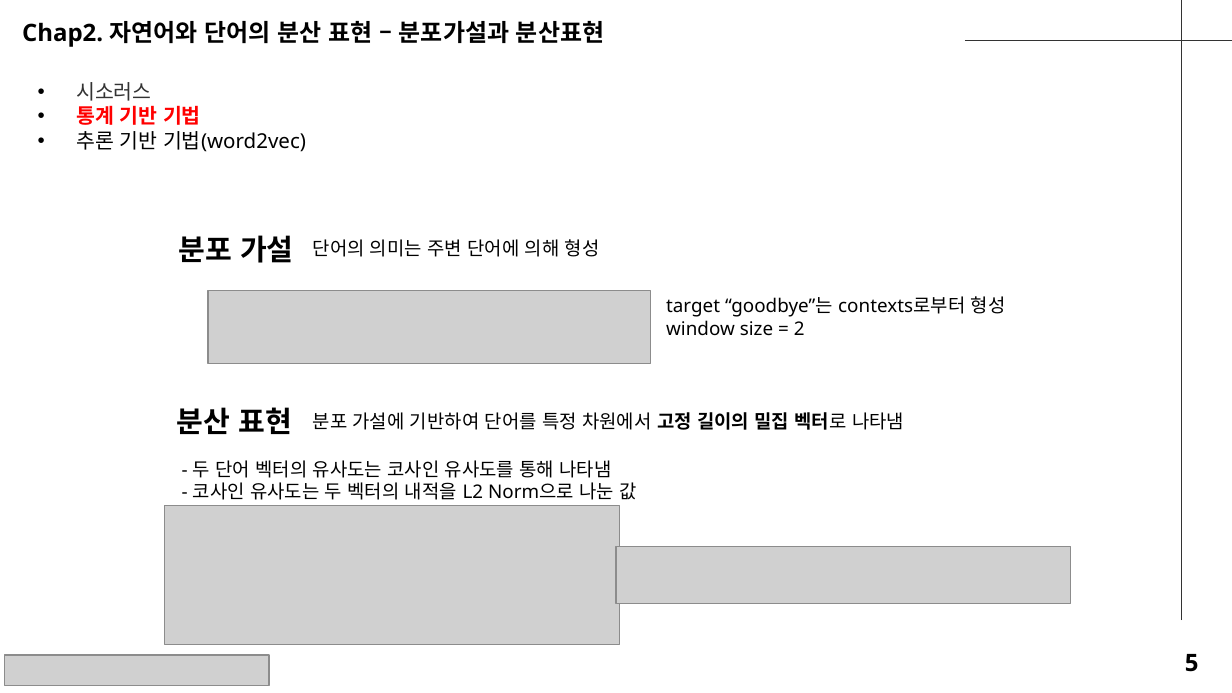
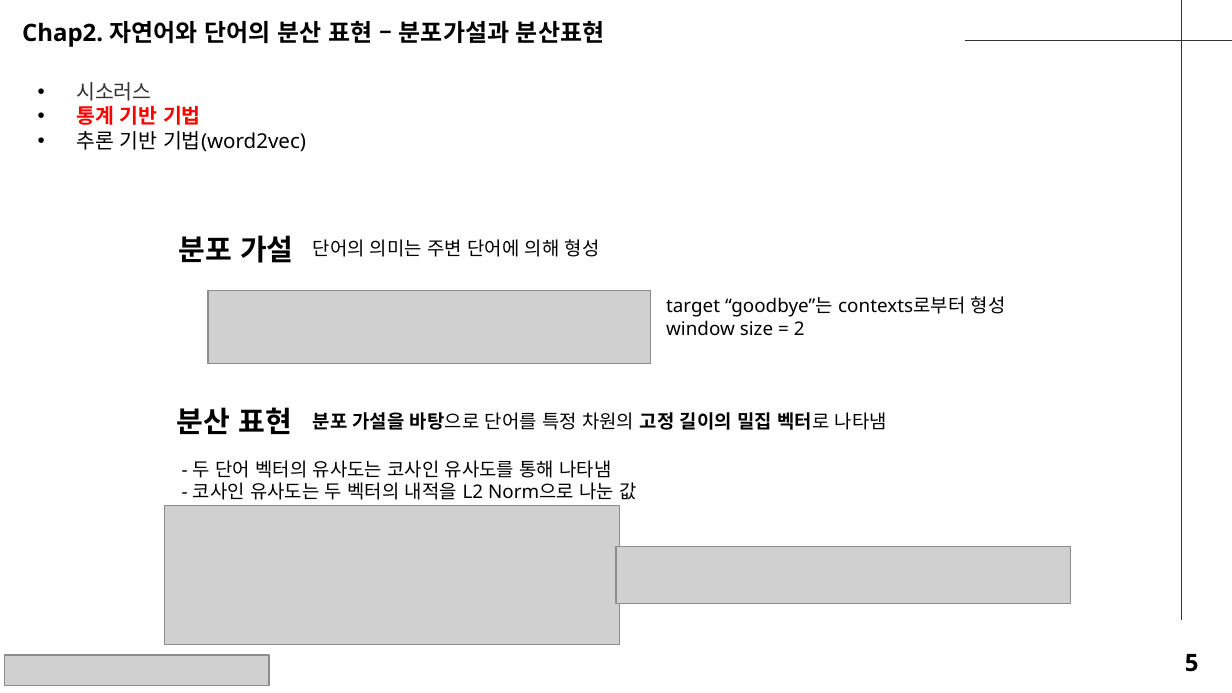
Before and after one commit to seungdeng/Deep-Learning-from-Scratch, a slide deck: slide 5 of study/발표자료/20250220_밑딥2_이승건_chap2345발표자료_NotoSans.pptx. Drawn at 1232x693 pixels with LibreOffice and Linux fonts; fonts in the diff are those of the drawing; grey boxes stand for pictures. Boxes give left, top, right and bottom in pixels: in the first picture for what was removed or moved away, otherwise in the second. Text is boxed around its words. In the diff, an @@ line names an element or a change of style, - is before the commit and + after.

```diff
--- a/study/발표자료/20250220_밑딥2_이승건_chap2345발표자료_NotoSans.pptx
+++ b/study/발표자료/20250220_밑딥2_이승건_chap2345발표자료_NotoSans.pptx
@@ text at (313,412,887,430): text changed; bold on @@
-분포 가설에 기반하여 단어를 특정 차원에서 고정 길이의 밀집 벡터로 나타냄
+분포 가설을 바탕으로 단어를 특정 차원의 고정 길이의 밀집 벡터로 나타냄
```
Also in this commit, not shown: 7 other slides changed.
